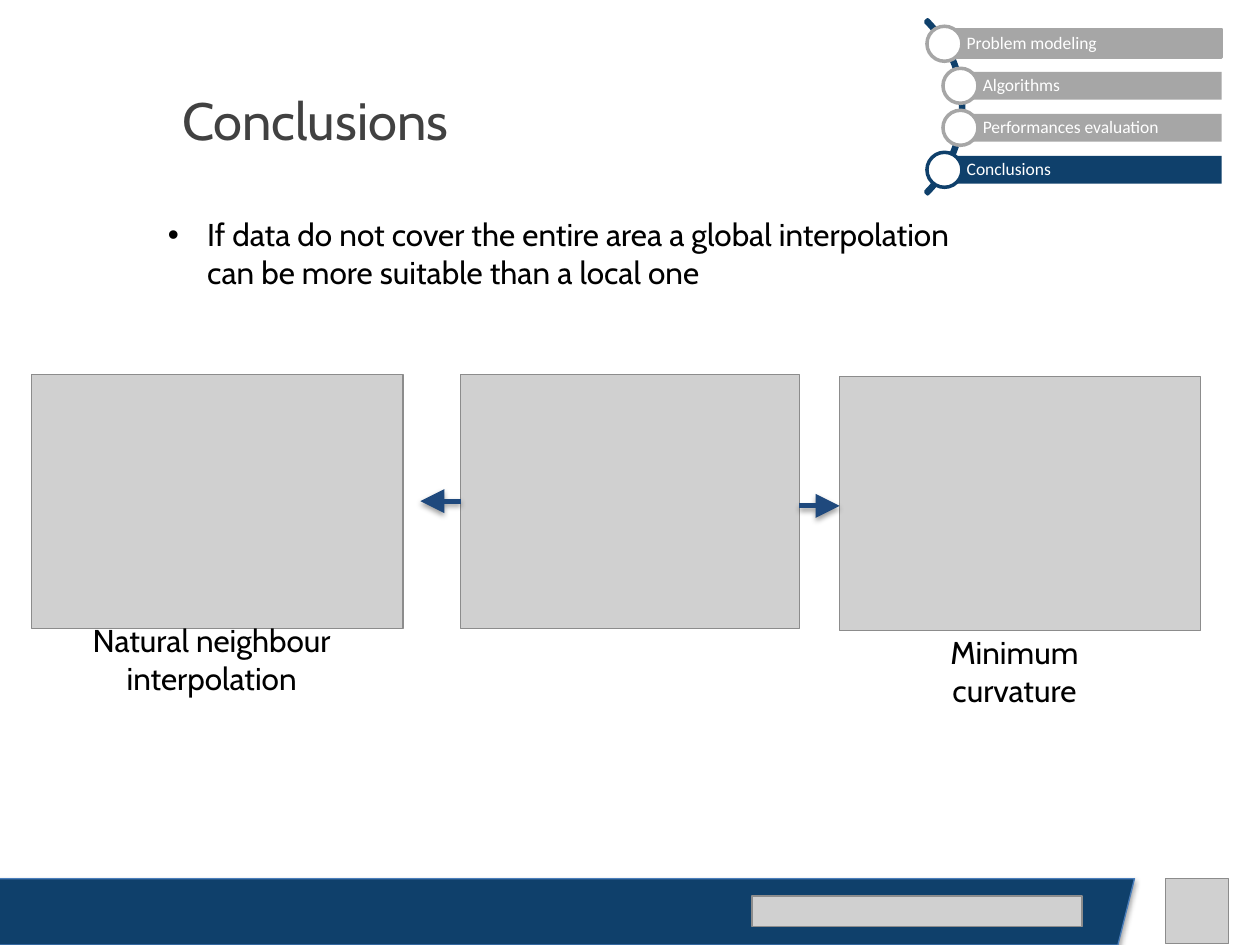
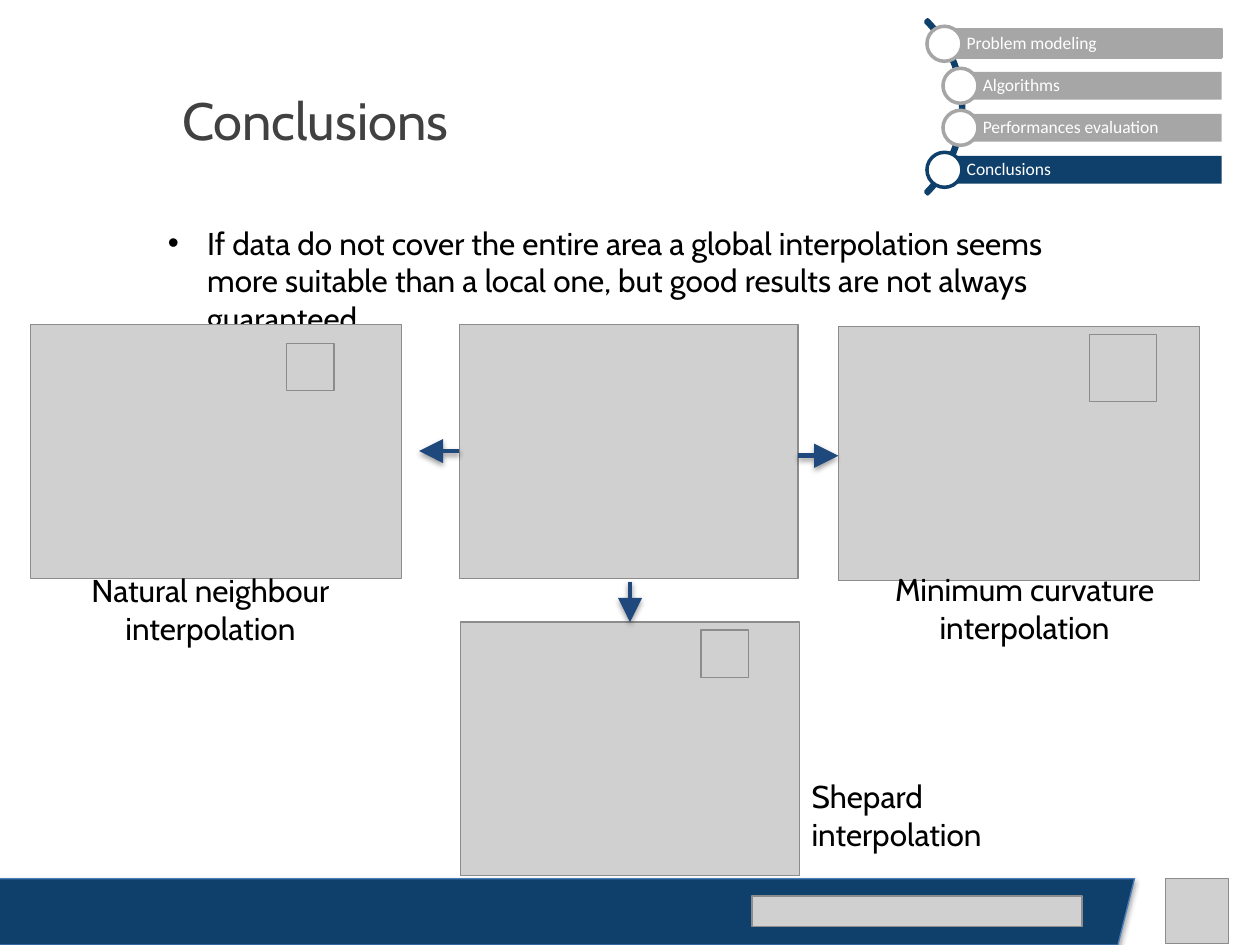
Before and after one commit to alessiaguida/Bathymetry, a slide deck: slide 12 of storage/slides/presentazione 07-06-19.pptx. Drawn at 1260x945 pixels with LibreOffice and Linux fonts; fonts in the diff are those of the drawing; grey boxes stand for pictures. Boxes give left, top, right and bottom in pixels: in the first picture for what was removed or moved away, otherwise in the second. Text is boxed around its words. In the diff, an @@ line names an element or a change of style, - is before the commit and + after.

```diff
--- a/storage/slides/presentazione 07-06-19.pptx
+++ b/storage/slides/presentazione 07-06-19.pptx
@@ text at [207, 231, 1042, 300]: text changed @@
-• If data do not cover the entire area a global interpolation can be more suitable than a local one
+• If data do not cover the entire area a global interpolation seems more suitable than a local one, but good results are not always guaranteed
@@ picture added at [286, 344, 334, 392] @@
@@ picture added at [1089, 334, 1155, 401] @@
@@ 3 pictures, 2 arrows, 1 text: place and size @@
-3 pictures, 2 arrows, 1 text at [32, 374, 1201, 697]
+3 pictures, 2 arrows, 1 text at [30, 324, 1200, 647]
@@ arrow added from (630, 582) to (630, 622), #1F497D 2.75 pt @@
@@ text at [895, 574, 1154, 646]: text changed @@
-Minimum curvature
+Minimum curvature interpolation
@@ picture added at [461, 622, 800, 876] @@
@@ picture added at [701, 630, 748, 678] @@
@@ text added at [812, 784, 982, 853], 18 pt, text #000000 @@
+Shepard interpolation
```
Also in this commit, not shown: 4 other slides changed, 1 other file.
